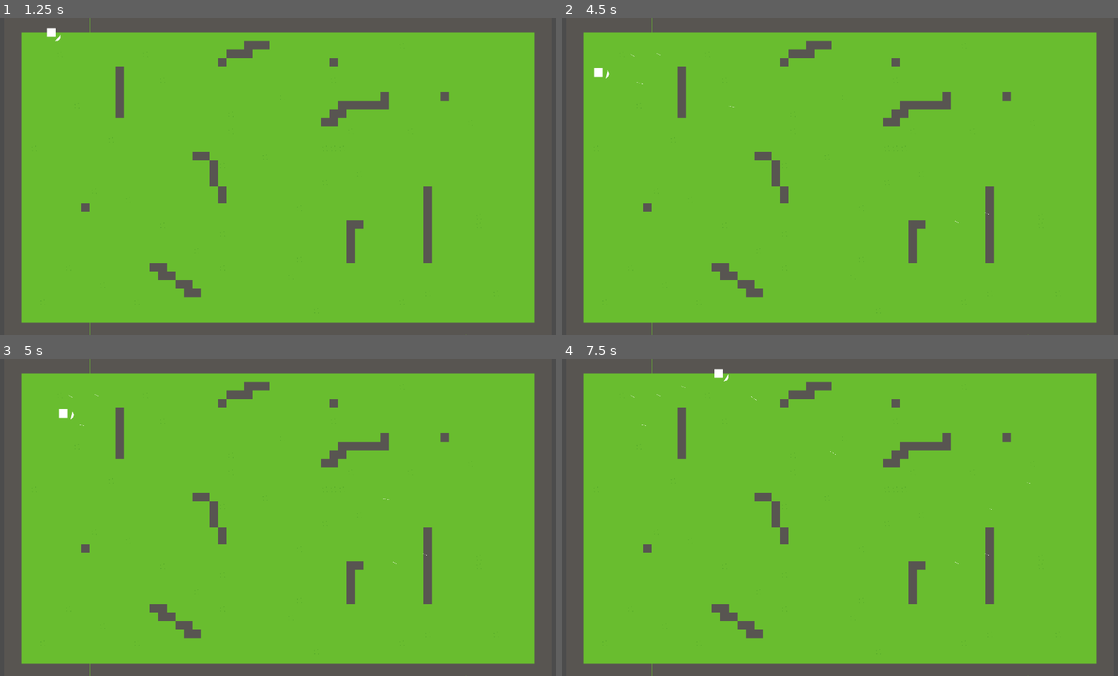
Above: before the commit, frames 1-4 (two rows, left to right).
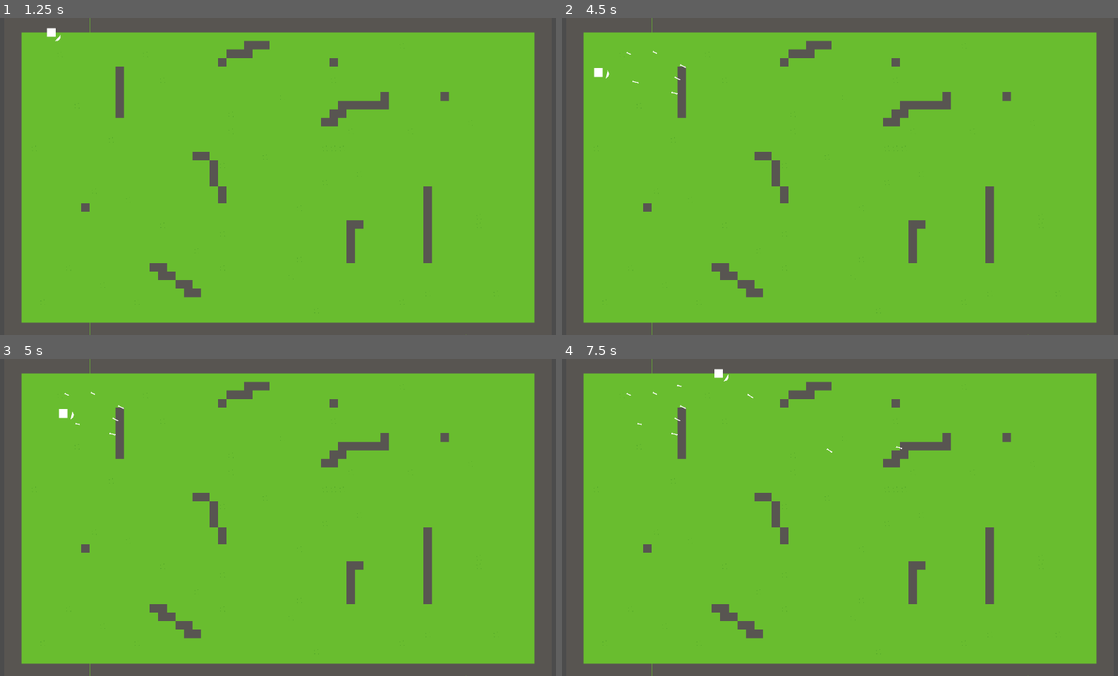
Above: after the commit, the same moments.

Repository: rdede/pffft
Game: Godot game, scene res://scenes/arena/arena.tscn
The game is run twice, just before and just after one commit, with the same random seed, the same clock (stepped at 60 frames per second) and the same inputs.
Inputs (mouse positions are in pixels of both pictures, inside the frame that each line leads up to):
- Up to frame 1 (1.25 s): tap Enter at 0.5 s; move the mouse to (250, 239) at 0.52 s; press the mouse at (250, 239) at 0.53 s; hold Z (Player_move_up) from 0.53 s (still down)
- Up to frame 2 (4.5 s): move the mouse to (1006, 224) at 1.27 s; release the mouse at (1006, 224) at 1.28 s; click (1006, 224) at 1.35 s; tap Space at 2, 3.5 s; move the mouse to (673, 128) at 2.02 s; release Z (Player_move_up) at 2.03 s; press the mouse at (673, 128) at 2.03 s; hold Q (Player_move_left) 2.03-3.53 s; tap Enter at 2.75 s; move the mouse to (867, 176) at 2.77 s; release the mouse at (867, 176) at 2.78 s; click (867, 176) at 2.85 s; move the mouse to (756, 97) at 3.52 s; press the mouse at (756, 97) at 3.53 s; hold S (Player_move_down) 3.53-4.28 s; move the mouse to (962, 160) at 4.27 s; release the mouse at (962, 160) at 4.28 s; hold D (Player_move_right) from 4.28 s (still down); click (962, 160) at 4.35 s
- Up to frame 3 (5 s): keep holding D (Player_move_right)
- Up to frame 4 (7.5 s): move the mouse to (728, 533) at 5.02 s; release D (Player_move_right) at 5.03 s; press the mouse at (728, 533) at 5.03 s; hold Z (Player_move_up) 5.03-5.78 s; tap Enter at 5.75 s; move the mouse to (895, 447) at 5.77 s; release the mouse at (895, 447) at 5.78 s; hold D (Player_move_right) from 5.78 s (still down); click (895, 447) at 5.85 s; move the mouse to (812, 580) at 6.52 s; press the mouse at (812, 580) at 6.53 s; move the mouse to (1006, 565) at 7.27 s; release the mouse at (1006, 565) at 7.28 s; click (1006, 565) at 7.35 s

Frame 1 is identical in both runs. In frame 2, less than 0.1% of the frame differs, in the area x 11-77%, y 10-65%; in frame 3, less than 0.1%; in frame 4, less than 0.1%, in the area x 11-85%, y 8-65%.

Commit message:
Added Arrow wall collisions & Change name projectil to arrow

Diff:
--- a/project.godot
+++ b/project.godot
@@ -64,7 +64,7 @@
 [layer_names]
 
 2d_physics/layer_1="Player"
-2d_physics/layer_2="Player_Weapon"
+2d_physics/layer_2="Player_Arrow"
 2d_physics/layer_6="Walls"
 
 [rendering]
--- a/weapons/projectil/projectil.tscn
+++ /dev/null
@@ -1,21 +0,0 @@
-[gd_scene load_steps=3 format=2]
-
-[ext_resource path="res://weapons/projectil/projectil.gd" type="Script" id=1]
-
-[sub_resource type="RectangleShape2D" id=1]
-extents = Vector2( 12, 4 )
-
-[node name="Projectil" type="Area2D"]
-script = ExtResource( 1 )
-
-[node name="Polygon2D" type="Polygon2D" parent="."]
-position = Vector2( 0, -4 )
-polygon = PoolVector2Array( 0, 0, 1.751, 3.33989, 19.2067, 3.62869, 19.1052, 0.734775, 23.9844, 3.92389, 24, 3.92389, 19.3071, 7.29729, 19.2771, 4.68219, 1.79272, 4.67473, 0, 8 )
-
-[node name="HitBox" type="CollisionShape2D" parent="."]
-position = Vector2( 12, 0 )
-shape = SubResource( 1 )
-
-[node name="Timer" type="Timer" parent="."]
-wait_time = 4.0
-[connection signal="timeout" from="Timer" to="." method="_on_Timer_timeout"]
--- a/weapons/projectil/projectil.gd
+++ b/weapons/projectiles/arrow.gd
@@ -5,6 +5,7 @@
 var processed_speed := 1.0
 var acceleration_percentage : float
 var max_travel_time : float
+var hurt := true
 
 onready var timer := $Timer
 
@@ -37,8 +38,18 @@
 
 
 func _on_Timer_timeout() -> void:
-	hit_ground()
+	if is_physics_processing():
+		hit_ground()
 
 func hit_ground() -> void:
 	self.set_physics_process(false)
 	self.scale.x = 0.7
+	hurt = false
+
+
+func _on_Projectil_body_entered(body: Node) -> void:
+	if body.is_in_group("Collider"):
+		self.set_physics_process(false)
+		timer.stop()
+		processed_speed = 0.0
+		hurt = false
--- /dev/null
+++ b/weapons/projectiles/arrow.tscn
@@ -0,0 +1,26 @@
+[gd_scene load_steps=3 format=2]
+
+[ext_resource path="res://weapons/projectiles/arrow.gd" type="Script" id=1]
+
+[sub_resource type="RectangleShape2D" id=1]
+extents = Vector2( 12.5495, 4 )
+
+[node name="Arrow" type="Area2D" groups=[
+"Projectile",
+]]
+collision_layer = 2
+collision_mask = 32
+script = ExtResource( 1 )
+
+[node name="Polygon2D" type="Polygon2D" parent="."]
+position = Vector2( 0, -4 )
+polygon = PoolVector2Array( 0, -4, 5.17291, -0.015336, 19.0453, -0.0279179, 19.0618, -3.93118, 24.9367, 4.00828, 19.5072, 11.7709, 19.3029, 8.00207, 5.5371, 7.96375, 0, 12 )
+
+[node name="HitBox" type="CollisionShape2D" parent="."]
+position = Vector2( 12.5912, 0 )
+shape = SubResource( 1 )
+
+[node name="Timer" type="Timer" parent="."]
+wait_time = 4.0
+[connection signal="body_entered" from="." to="." method="_on_Projectil_body_entered"]
+[connection signal="timeout" from="Timer" to="." method="_on_Timer_timeout"]
--- a/weapons/simple_bow/simple_bow.gd
+++ b/weapons/simple_bow/simple_bow.gd
@@ -6,10 +6,10 @@
 	pass
 
 func _init() -> void:
-	speed = 3500.0
+	projectile_speed = 3500.0
 
 func fire(power_percentage: float) -> void:
-	var projectil = projectil_path.instance()
-	owner.get_parent().add_child(projectil)
-	projectil.transform = muzzle.global_transform
-	projectil.setup(damage, speed, power_percentage)
+	var projectile = projectile_path.instance()
+	owner.get_parent().add_child(projectile)
+	projectile.transform = muzzle.global_transform
+	projectile.setup(damage, projectile_speed, power_percentage)
--- a/weapons/simple_bow/simple_bow.tscn
+++ b/weapons/simple_bow/simple_bow.tscn
@@ -6,7 +6,6 @@
 extents = Vector2( 4.13411, 16 )
 
 [node name="SimpleBow" type="StaticBody2D"]
-collision_layer = 2
 collision_mask = 0
 script = ExtResource( 1 )
 
@@ -16,7 +15,7 @@
 polygon = PoolVector2Array( -16, -24, -16, 0, -8, -8, -8, -16 )
 
 [node name="Muzzle" type="Position2D" parent="Body"]
-position = Vector2( 8, 0 )
+position = Vector2( -8, 0 )
 scale = Vector2( 1, 0.3 )
 __meta__ = {
 "_gizmo_extents_": 0.0
--- a/weapons/weapon.gd
+++ b/weapons/weapon.gd
@@ -3,14 +3,14 @@
 class_name Weapon
 
 var damage := 10
-var speed := 200.0
+var projectile_speed := 200.0
 var sprite_path : String
 var power_steps := 4
 
 var hold_time := 0.0
 var hold_time_per_power_steps := 0.1
 
-onready var projectil_path = load("res://weapons/projectil/projectil.tscn")
+onready var projectile_path = load("res://weapons/projectiles/arrow.tscn")
 
 func _ready() -> void:
 	# Assert take a condition and a string. If the condition is true, an error is thrown with the string
